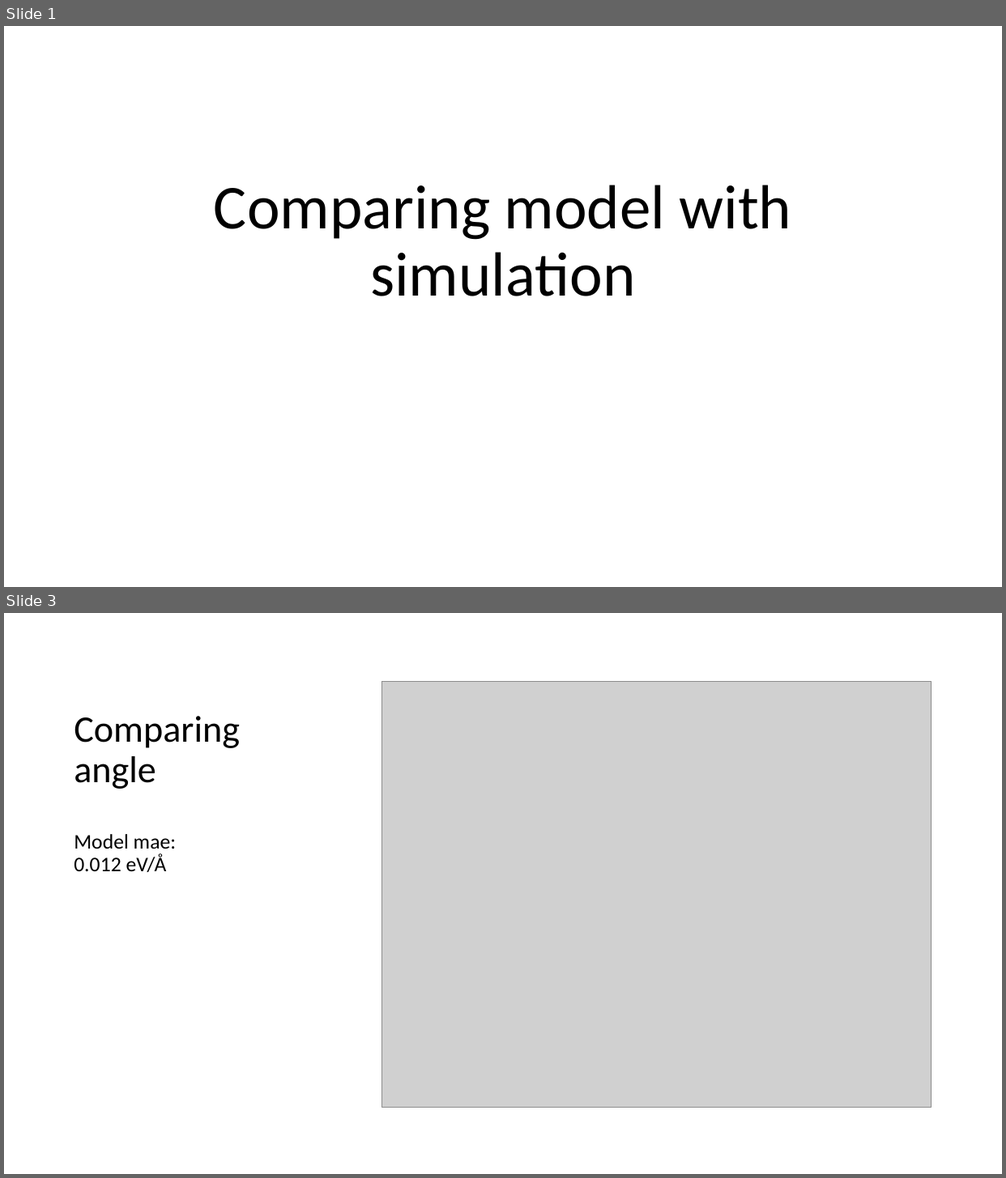
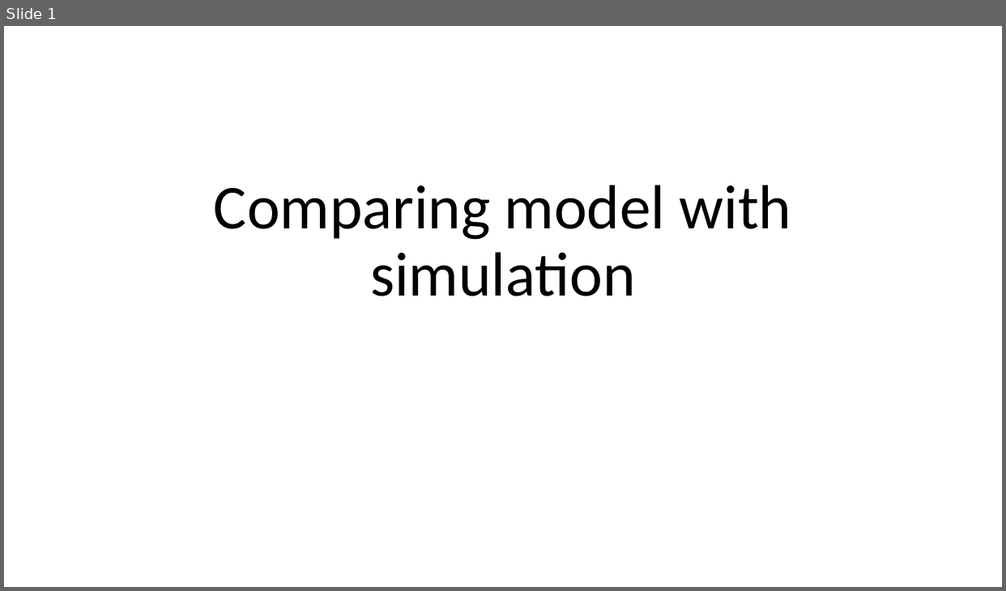
Before and after one commit to BirkDissing/Gemma_group, a slide deck: Master thesis/Meetings/06-03 Comparing model and simulation.pptx. Shown one above the other, each under a label of ours: slides 1 and 3 before the commit, slide 1 after it; the slides between them are not shown. The pictures are 1006x1178 and 1006x591 pixels, drawn with LibreOffice and Linux fonts; fonts in the diff are those of the drawing; grey boxes stand for pictures. Boxes give left, top, right and bottom in pixels: in the first picture for what was removed or moved away, otherwise in the second. Text is boxed around its words. In the diff, an @@ line names an element or a change of style, - is before the commit and + after.

```diff
--- a/Master thesis/Meetings/06-03 Comparing model and simulation.pptx
+++ b/Master thesis/Meetings/06-03 Comparing model and simulation.pptx
@@ slide 3 removed at (4,613,1002,1174), background #FFFFFF @@
@@ picture removed at (382,682,931,1108) @@
@@ title removed at (74,716,240,872) @@
-Comparing angle
-Model mae:
-0.012 eV/Å
```
Also in this commit, not shown: 12 slides added, 4 other slides removed, 5 other files.
